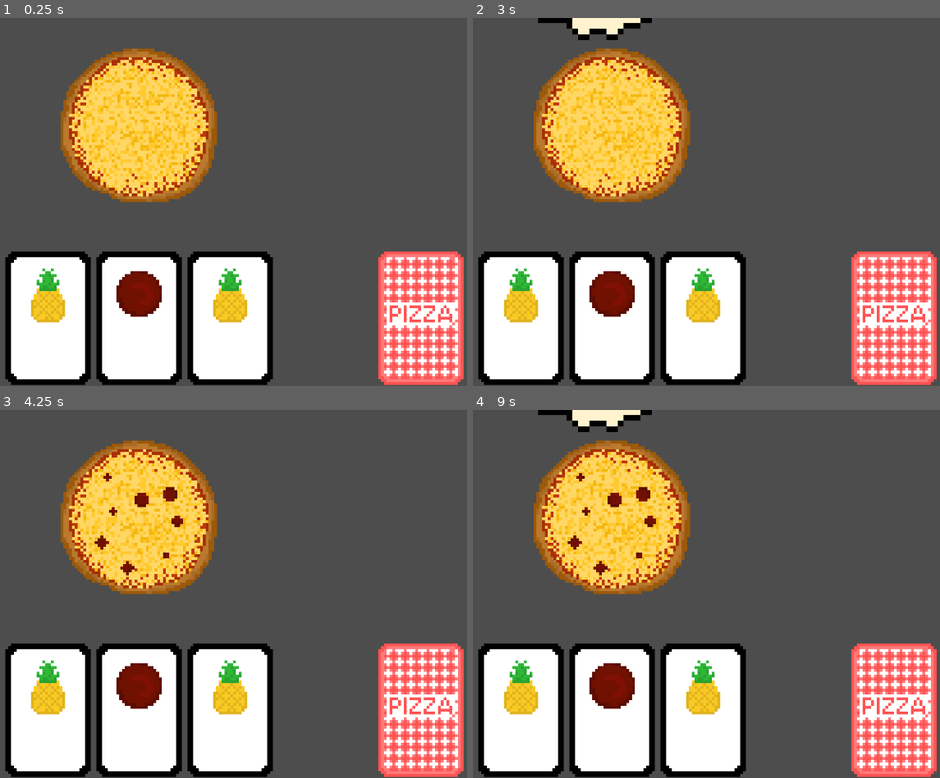
Above: before the commit, frames 1-4 (two rows, left to right).
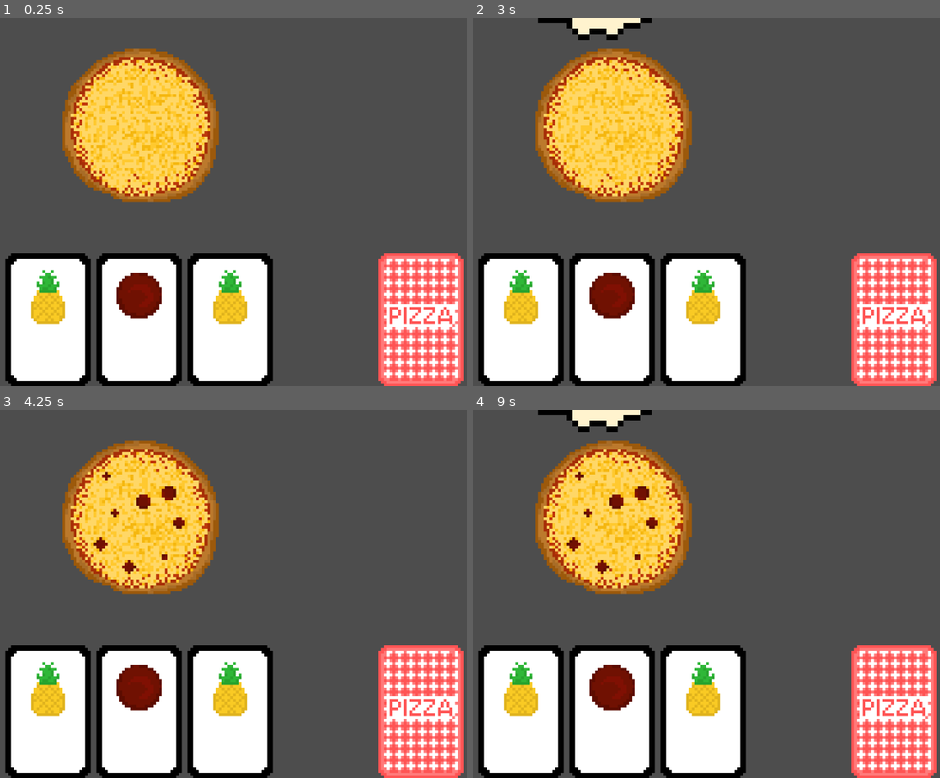
Above: after the commit, the same moments.

Repository: bstrong5923/Pizzatro
Game: Godot game, scene res://Scenes/Game.tscn
Two runs of this game, one before a commit and one after it. Both use one fixed random seed, a clock stepped at 60 frames per second and the inputs below.
Inputs (mouse positions are in pixels of both pictures, inside the frame that each line leads up to):
- Up to frame 1 (0.25 s): no input
- Up to frame 2 (3 s): tap Enter at 0.5, 2 s; move the mouse to (757, 183) at 0.52 s; click (757, 183) at 0.67 s; tap Space at 1.25, 2.75 s; move the mouse to (482, 220) at 1.27 s; click (482, 220) at 1.42 s; move the mouse to (678, 121) at 2.02 s; click (678, 121) at 2.17 s; move the mouse to (580, 275) at 2.77 s; click (580, 275) at 2.92 s
- Up to frame 3 (4.25 s): move the mouse to (336, 649) at 3.52 s; click (336, 649) at 3.67 s
- Up to frame 4 (9 s): move the mouse to (outside the picture) at 4.27 s; click (outside the picture) at 4.42 s; tap Enter at 5 s; move the mouse to (645, 594) at 5.02 s; click (645, 594) at 5.17 s; tap Space at 5.75 s; move the mouse to (515, 502) at 5.77 s; click (515, 502) at 5.92 s; move the mouse to (757, 575) at 6.52 s; click (757, 575) at 6.67 s; move the mouse to (482, 612) at 7.27 s; click (482, 612) at 7.42 s; move the mouse to (678, 513) at 8.02 s; click (678, 513) at 8.17 s; move the mouse to (580, 667) at 8.77 s; click (580, 667) at 8.92 s

The runs differ from the first frame. In frame 1, 8.9% of the frame differs, in the area x 1-100%, y 8-100%; in frame 2, 8.9%; in frame 3, 8.9%; in frame 4, 8.9%.

Commit message:
fixed pixels not lining up

Diff:
--- a/minis.gd
+++ b/minis.gd
@@ -16,6 +16,7 @@
 		# get the correct spritesheet
 		instance.texture = load("res://Assets/Sprites/ingredient_minis/" + str(ingredient) + ".png")
 		# random mini of the ingredient
+		instance.region_rect.size.x = 5
 		instance.region_rect.position.x = randi_range(0,4) * 5
 
 		# random position in the pizza
@@ -23,6 +24,7 @@
 		var radius = pow(randi_range(1, pow(20,2)), 0.5) # random radius from the middle of the pizza to the edge, further out is more common
 		var x = int(radius * cos(deg_to_rad(angle))) # get the x and y
 		var y = int(radius * sin(deg_to_rad(angle)))
+		print("x: " + str(x) + ", y: " + str(y))
 		instance.position = Vector2(x, y)
 
 		# random rotation, then scale it and tell it it isn't the original
--- a/project.godot
+++ b/project.godot
@@ -18,3 +18,4 @@
 [rendering]
 
 textures/canvas_textures/default_texture_filter=0
+2d/snap/snap_2d_transforms_to_pixel=true
